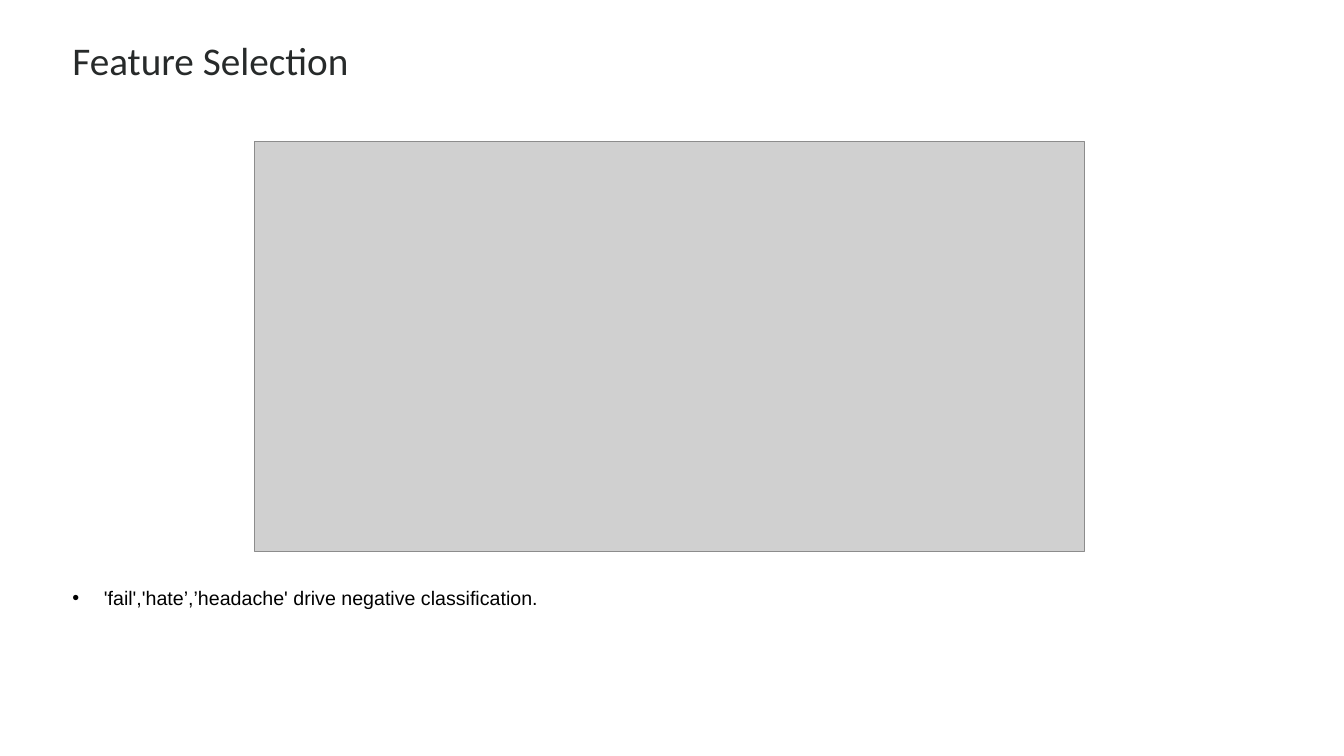
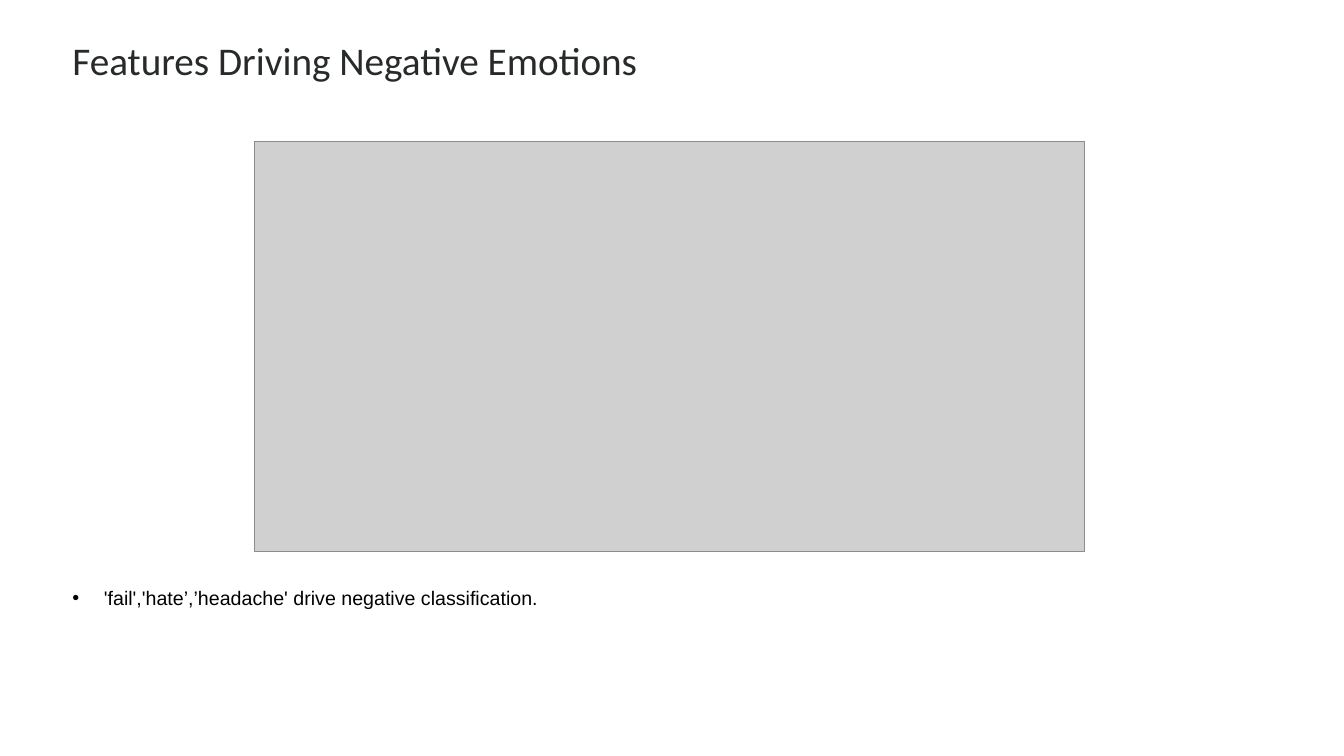
Before and after one commit to KaiFa254/Group_3_NLP_Project_Phase4, a slide deck: slide 11 of presentations/Sentiment_Analysis_of_Tweets_Directed_at_Appl_Google_Products.pptx. Drawn at 1344x756 pixels with LibreOffice and Linux fonts; fonts in the diff are those of the drawing; grey boxes stand for pictures; background and template pictures are left out. Boxes give left, top, right and bottom in pixels: in the first picture for what was removed or moved away, otherwise in the second. Text is boxed around its words. In the diff, an @@ line names an element or a change of style, - is before the commit and + after.

```diff
--- a/presentations/Sentiment_Analysis_of_Tweets_Directed_at_Appl_Google_Products.pptx
+++ b/presentations/Sentiment_Analysis_of_Tweets_Directed_at_Appl_Google_Products.pptx
@@ text at (x1=72, y1=48, x2=637, y2=82): text changed @@
-Feature Selection
+Features Driving Negative Emotions
```
Also in this commit, not shown: 6 other slides changed, 3 slides added, 2 slides removed.
